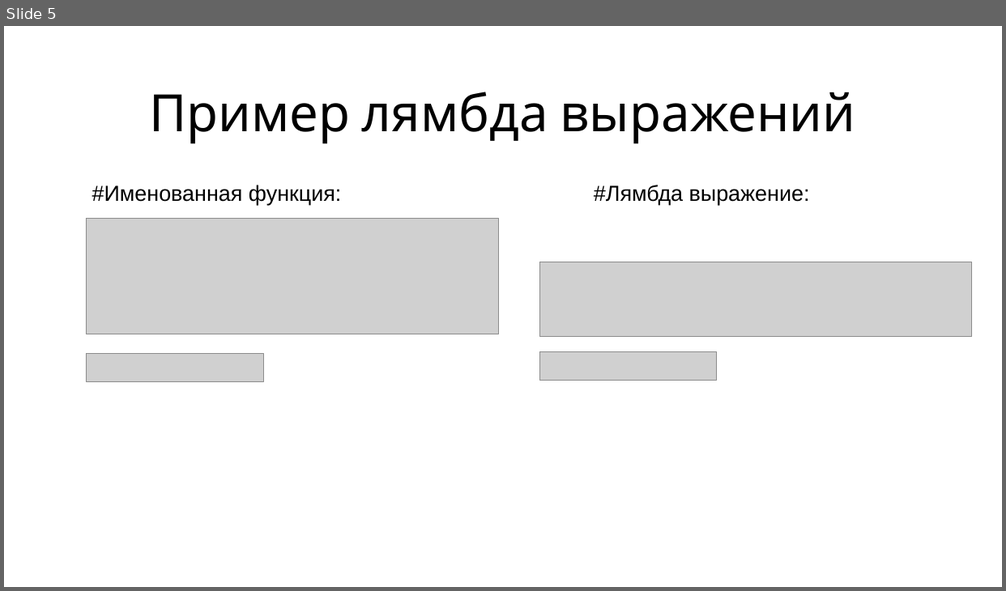
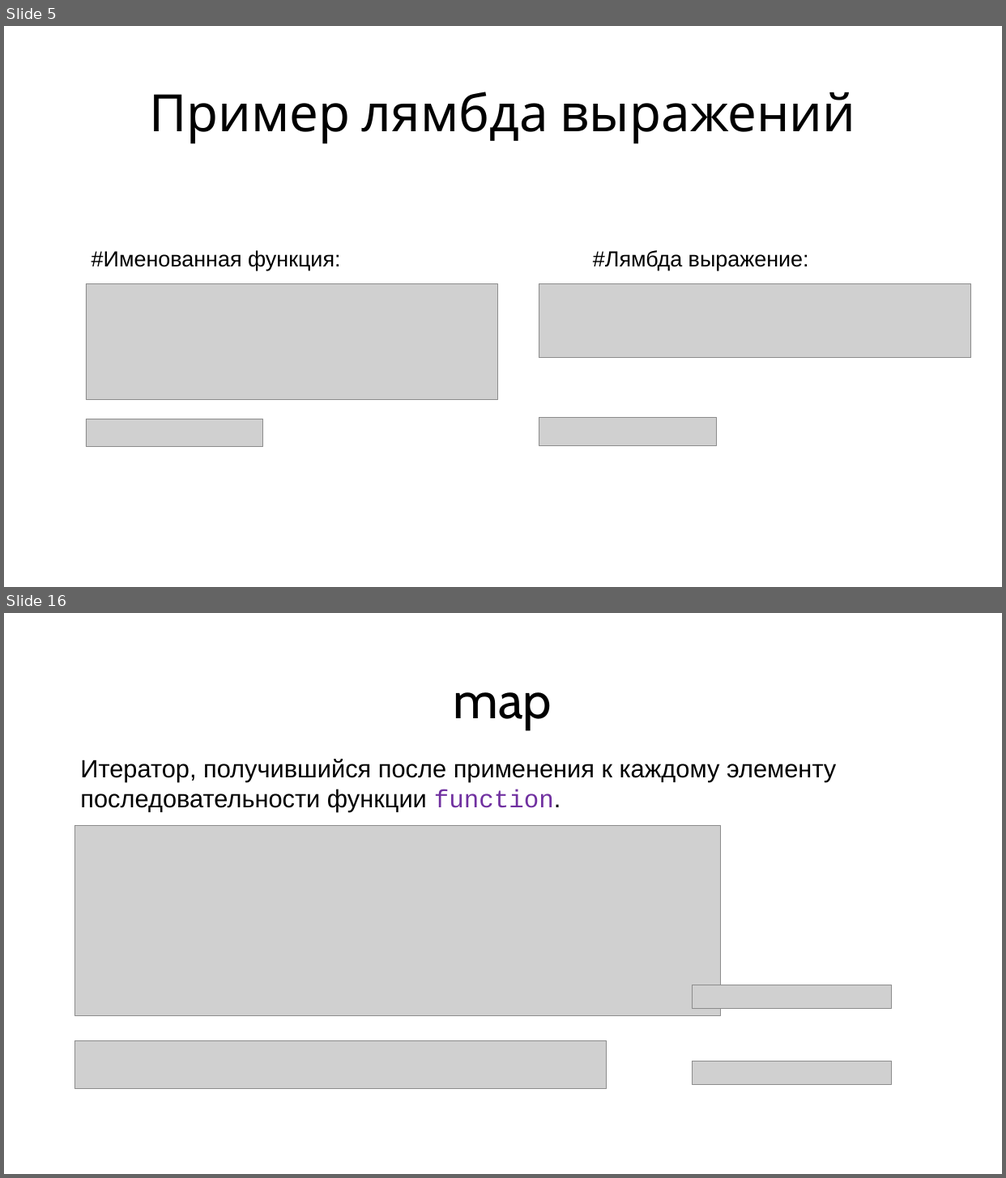
Before and after one commit to maxchv/LearnPython, a slide deck: week06/Lambda.pptx. Shown one above the other, each under a label of ours: slide 5 before the commit, slides 5 and 16 after it; the slides between them are not shown. The pictures are 1006x591 and 1006x1178 pixels, drawn with LibreOffice and Linux fonts; fonts in the diff are those of the drawing; grey boxes stand for pictures. Boxes give left, top, right and bottom in pixels: in the first picture for what was removed or moved away, otherwise in the second. Text is boxed around its words. In the diff, an @@ line names an element or a change of style, - is before the commit and + after.

Commit message:
Добавлены материалы занятия по лямбдам

```diff
--- a/week06/Lambda.pptx
+++ b/week06/Lambda.pptx
@@ slide 16 added at box(4, 613, 1002, 1174), background #FFFFFF @@
@@ title added at box(454, 692, 552, 730), 66 pt, text #000000 @@
+map
@@ text added at box(80, 759, 836, 811), 32 pt, text #000000 @@
+Итератор, получившийся после применения к каждому элементу последовательности функции function.
@@ text added at box(317, 803, 396, 833), 36 pt, text #FFFFFF @@
+hello():
@@ picture added at box(74, 826, 719, 1016) @@
@@ picture added at box(692, 985, 891, 1009) @@
@@ picture added at box(74, 1041, 606, 1089) @@
@@ picture added at box(692, 1061, 891, 1084) @@
@@ slide 5 changed as well @@
@@ 3 pictures, 3 texts: place and size @@
-3 pictures, 3 texts at box(87, 185, 810, 382)
+3 pictures, 3 texts at box(86, 250, 809, 447)
@@ picture: place and size @@
-picture at box(539, 263, 972, 336)
+picture at box(539, 284, 971, 358)
```
Also in this commit, not shown: 5 other slides changed, 18 other slides added, 5 slides removed, 2 other files.
